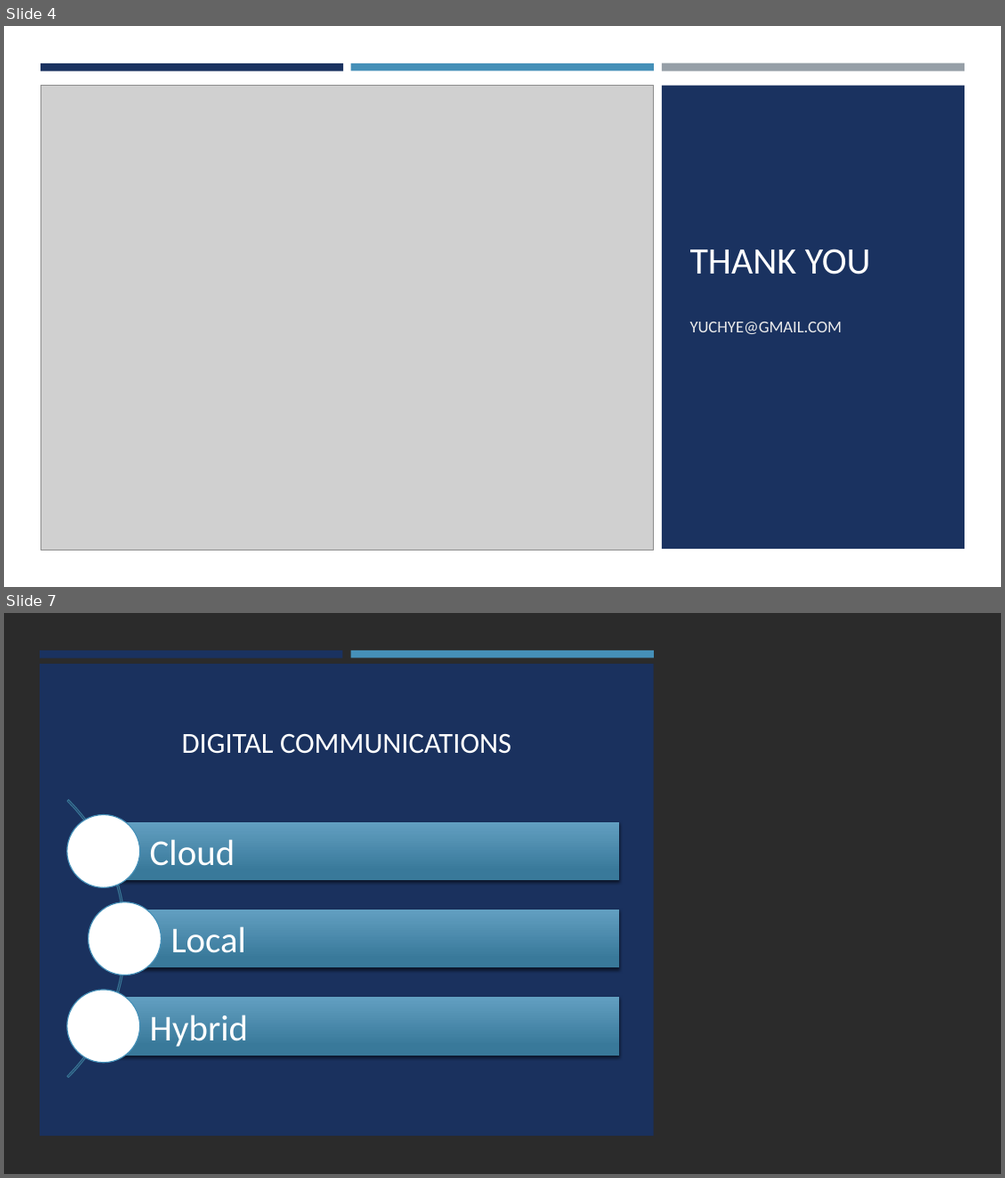
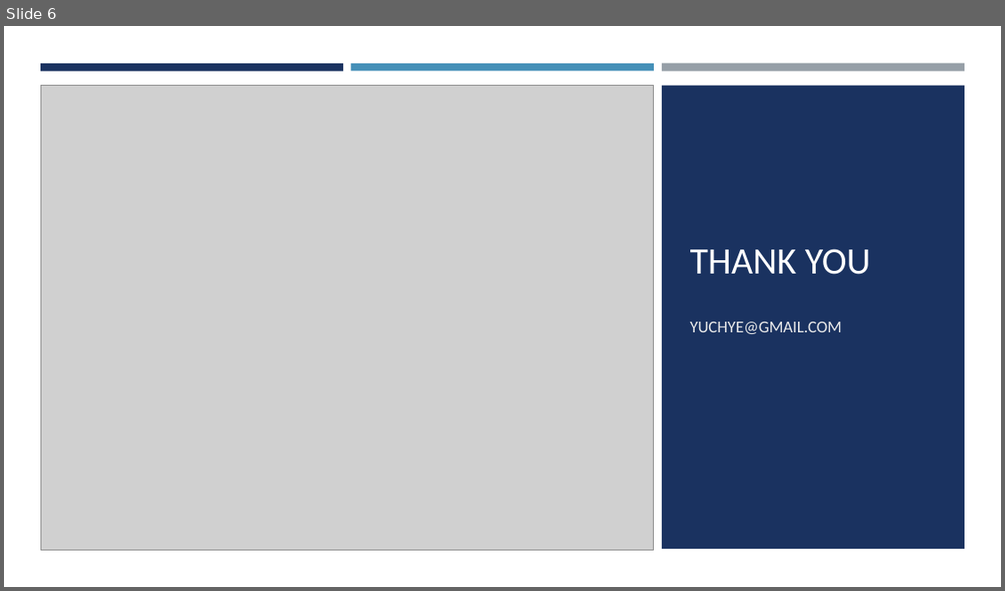
Before and after one commit to yuchye/Capstone, a slide deck: Capstone_Presentation.pptx. Shown one above the other, each under a label of ours: slides 4 and 7 before the commit, slide 6 after it; the slides between them are not shown. The pictures are 1005x1178 and 1005x591 pixels, drawn with LibreOffice and Linux fonts; fonts in the diff are those of the drawing; grey boxes stand for pictures; background and template pictures are left out; a plain dark background stands for a picture behind light text. Boxes give left, top, right and bottom in pixels: in the first picture for what was removed or moved away, otherwise in the second. Text is boxed around its words. In the diff, an @@ line names an element or a change of style, - is before the commit and + after.

```diff
--- a/Capstone_Presentation.pptx
+++ b/Capstone_Presentation.pptx
@@ slide 7 removed at box(4, 613, 1001, 1174), background picture (left out) @@
@@ rectangle removed at box(4, 613, 1001, 1174) @@
@@ rectangle removed at box(40, 664, 654, 1135) @@
@@ rectangle removed at box(40, 650, 343, 657) @@
@@ rectangle removed at box(351, 650, 654, 657) @@
@@ title removed at box(182, 734, 511, 754) @@
-DIGITAL COMMUNICATIONS
@@ group removed at box(4, 742, 619, 1135): 3 rectangles, 3 texts, 3 ellipses, 1 arch (boxed as its full ring) @@
-Cloud
-Local
-Hybrid
@@ what was slide 4 is now slide 6 @@
```
Also in this commit, not shown: 1 slide changed, 3 slides added, 3 other slides removed, 14 other files.
